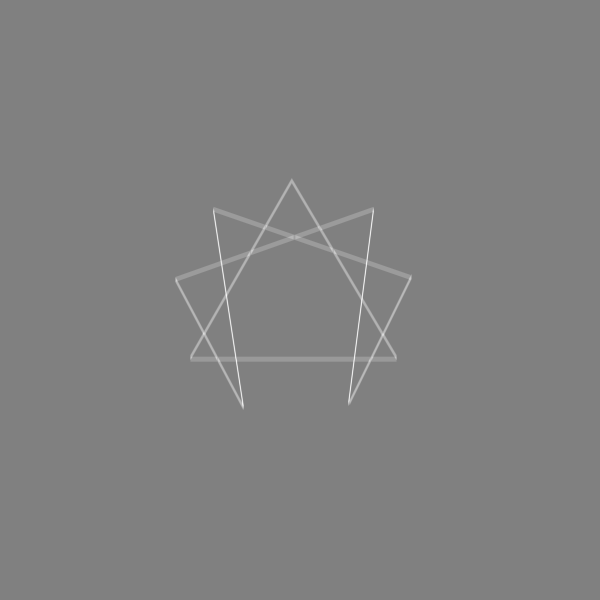
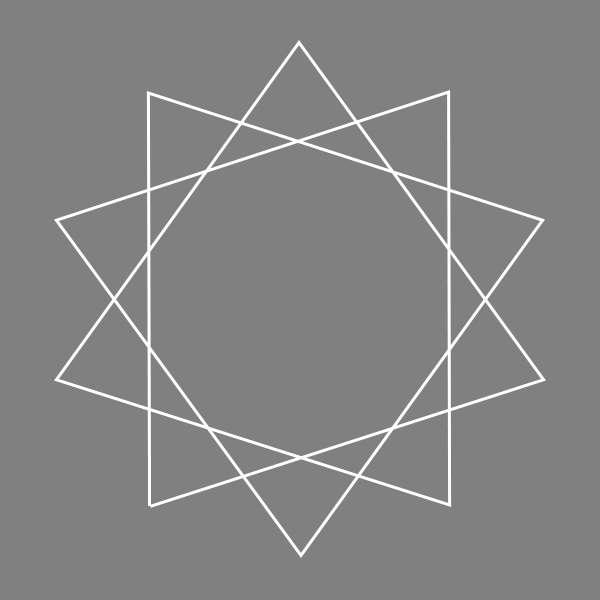
Before/after of a 600 x 600 layered artwork. What changed in the layer stack:
renamed "Plano de Fundo" to "Camada 1", showed it, moved it above "test", painted on it over <box>54,40,546,558</box>
renamed "Forma 9" to "test", hid it, painted on it over <box>54,40,546,558</box>
